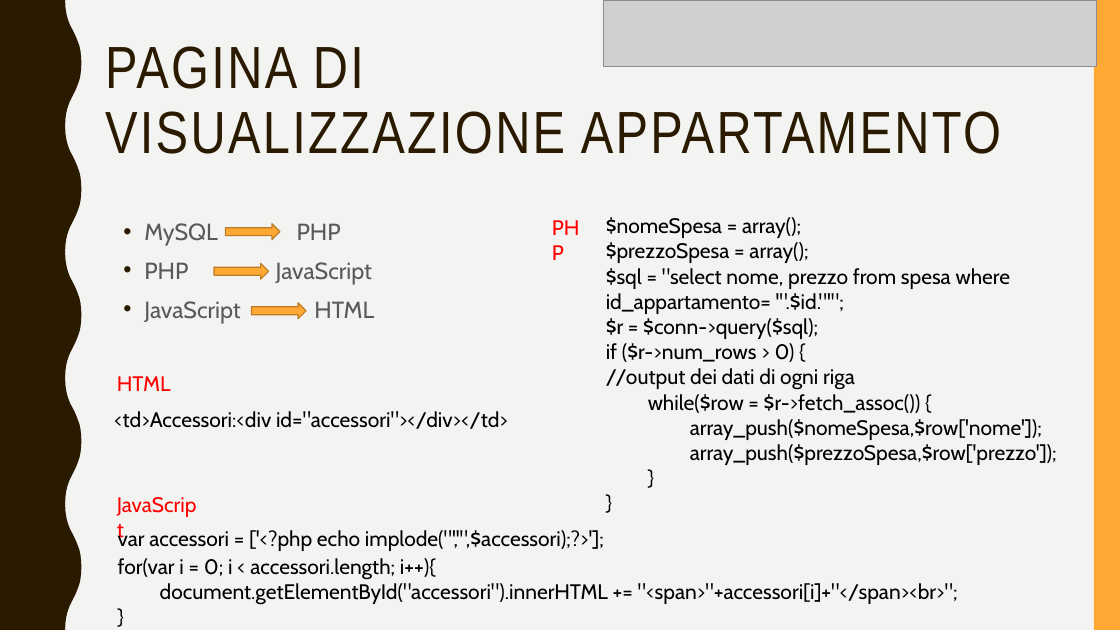
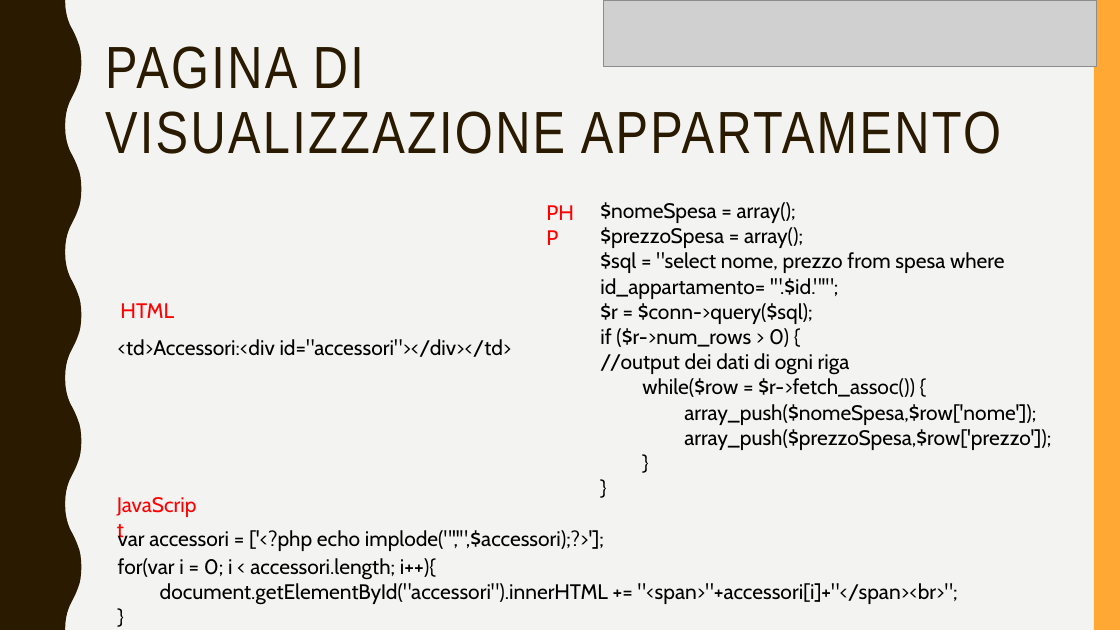
Before and after one commit to Dominelli/GestioneAppartamenti, a slide deck: slide 12 of Documentazione/Gestione appartamenti.pptx. Drawn at 1120x630 pixels with LibreOffice and Linux fonts; fonts in the diff are those of the drawing; grey boxes stand for pictures. Boxes give left, top, right and bottom in pixels: in the first picture for what was removed or moved away, otherwise in the second. Text is boxed around its words. In the diff, an @@ line names an element or a change of style, - is before the commit and + after.

```diff
--- a/Documentazione/Gestione appartamenti.pptx
+++ b/Documentazione/Gestione appartamenti.pptx
@@ text "PHP" rewrapped from [297, 223, 341, 240] to [249, 530, 312, 551] @@
@@ text "$nomeSpesa = array();": place and size @@
-text "$nomeSpesa = array();" at [606, 217, 1057, 465]
+text "$nomeSpesa = array();" at [600, 202, 1051, 450]
@@ text removed at [144, 223, 374, 324] @@
-• MySQL PHP
-• PHP JavaScript
-• JavaScript HTML
@@ right arrow removed at [225, 223, 280, 239] @@
@@ right arrow removed at [214, 263, 269, 279] @@
@@ text "HTML": place and size @@
-text "HTML" at [117, 376, 171, 391]
+text "HTML" at [120, 303, 174, 318]
@@ right arrow removed at [251, 303, 306, 319] @@
@@ text "<td>Accessori:<div id="accessori"></div></td>": place and size @@
-text "<td>Accessori:<div id="accessori"></div></td>" at [114, 411, 508, 429]
+text "<td>Accessori:<div id="accessori"></div></td>" at [118, 339, 512, 357]
```
Also in this commit, not shown: 3 other slides changed, 2 slides added.
